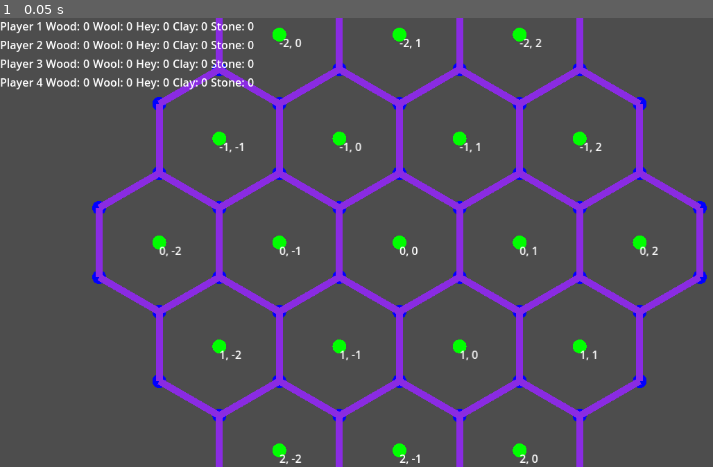
Above: before the commit, frame 1.
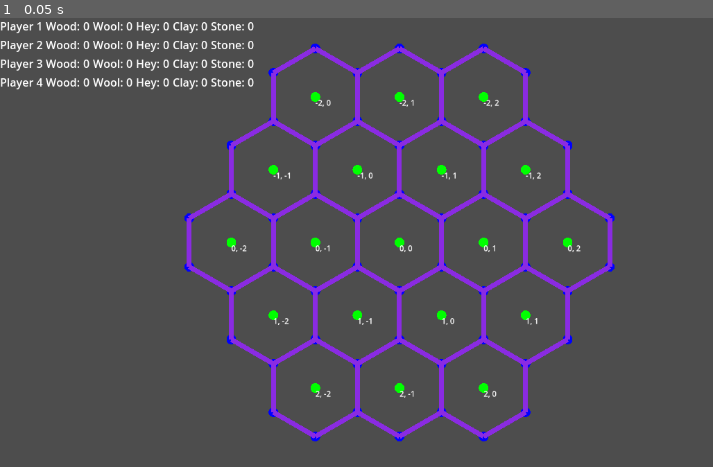
Above: after the commit, the same moment.

Repository: LeoBasov/settlers
Game: Godot game, scene res://src/game/game.tscn
Two runs of this game, one before a commit and one after it. Both use one fixed random seed, a clock stepped at 60 frames per second and the inputs below.
Inputs:
- Up to frame 1 (0.05 s): no input

The runs differ from the first frame. In frame 1, 16% of the frame differs, in the area x 12-100%, y 0-100%.

Commit message:
Updated camera

Diff:
--- a/Settlers/src/camera/game_camera_2d.gd
+++ b/Settlers/src/camera/game_camera_2d.gd
@@ -8,3 +8,6 @@
 		elif event.button_index == MOUSE_BUTTON_WHEEL_DOWN:
 			#fov -= 1 #Camera
 			zoom -= Vector2(1, 1)*0.1 #Camera2D
+
+		zoom.x = clamp(zoom.x, 0.5, 3)
+		zoom.y = clamp(zoom.y, 0.5, 3)
--- a/Settlers/src/game/game.tscn
+++ b/Settlers/src/game/game.tscn
@@ -16,3 +16,4 @@
 [node name="Board" parent="." instance=ExtResource("4_odpqu")]
 
 [node name="GameCamera2D" parent="." instance=ExtResource("5_gap45")]
+zoom = Vector2(0.7, 0.7)
